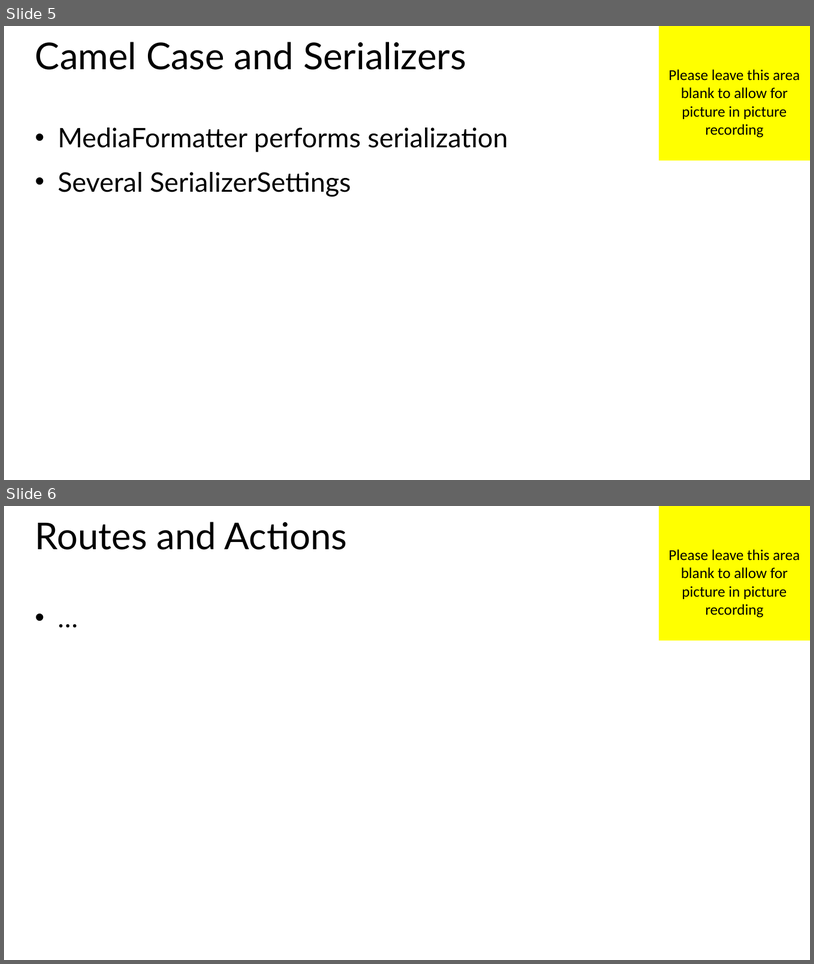
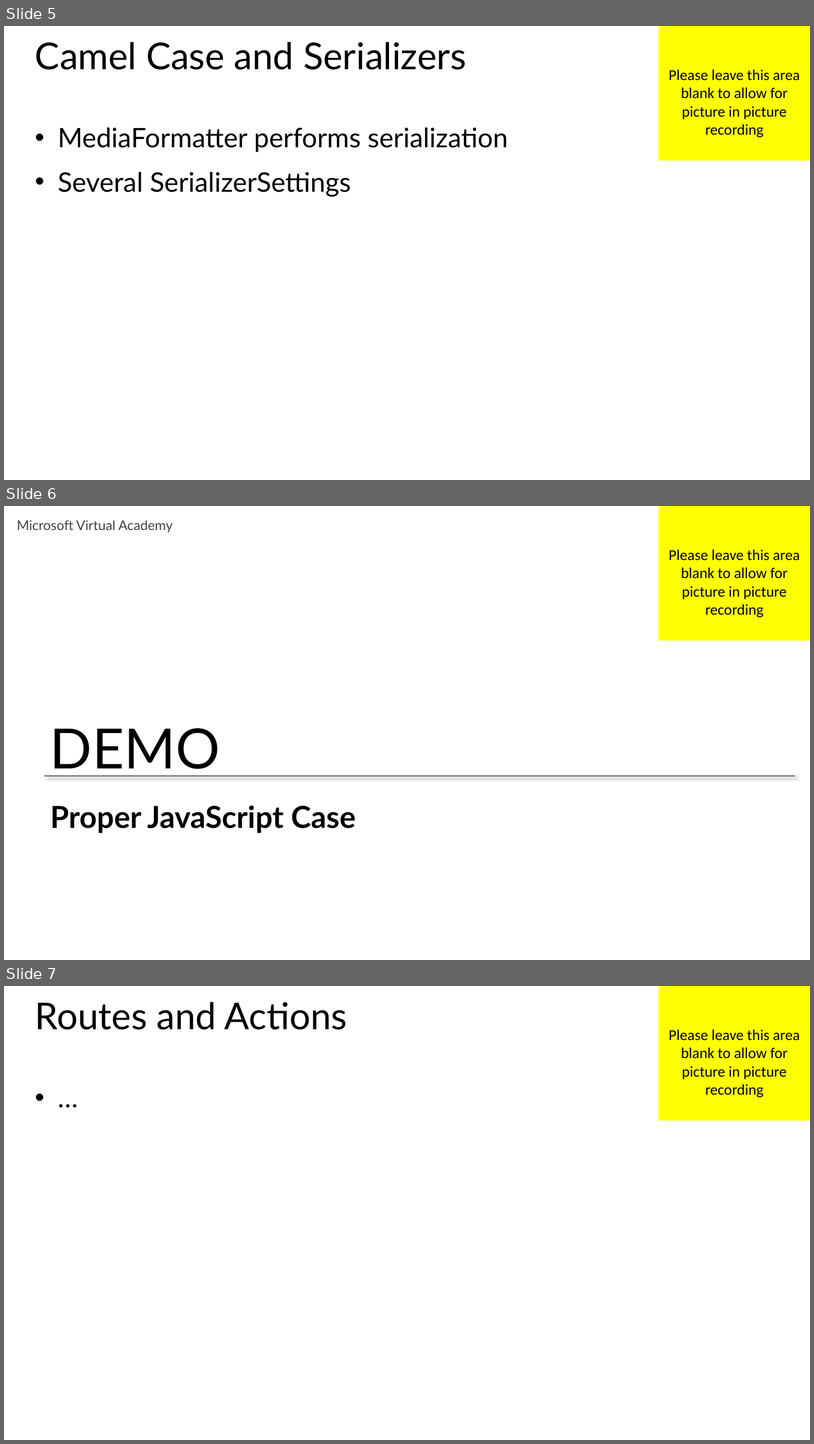
Before and after one commit to HydAu/GeekTrainer_WebAPI, a slide deck: Slides/Module 3 - Web API Configuration.pptx. Shown one above the other, each under a label of ours: slides 5 and 6 before the commit, slides 5, 6 and 7 after it. The pictures are 814x964 and 814x1444 pixels, drawn with LibreOffice and Linux fonts; fonts in the diff are those of the drawing. Boxes give left, top, right and bottom in pixels: in the first picture for what was removed or moved away, otherwise in the second. Text is boxed around its words. In the diff, an @@ line names an element or a change of style, - is before the commit and + after.

Commit message:
Slide and Demo Updates
Update to jQuery demo, added custom media type demo, updated slides to
synchronize

```diff
--- a/Slides/Module 3 - Web API Configuration.pptx
+++ b/Slides/Module 3 - Web API Configuration.pptx
@@ slide 6 added at [4, 506, 810, 960], background #FFFFFF @@
@@ text added at [17, 520, 173, 532], 16 pt, text #404040 @@
+Microsoft Virtual Academy
@@ rectangle added at [659, 506, 810, 640], fill #FFFF00, 18 pt, text #000000 @@
+Please leave this area blank to allow for picture in picture recording
@@ text added at [50, 728, 220, 776], 66 pt, text #000000 @@
+DEMO
@@ line added from (45, 776) to (796, 776), #000000 0.75 pt @@
@@ title added at [50, 805, 356, 833], 36 pt, text #000000, bold @@
+Proper JavaScript Case
@@ what was slide 6 is now slide 7 @@
```
Also in this commit, not shown: 15 other files.
